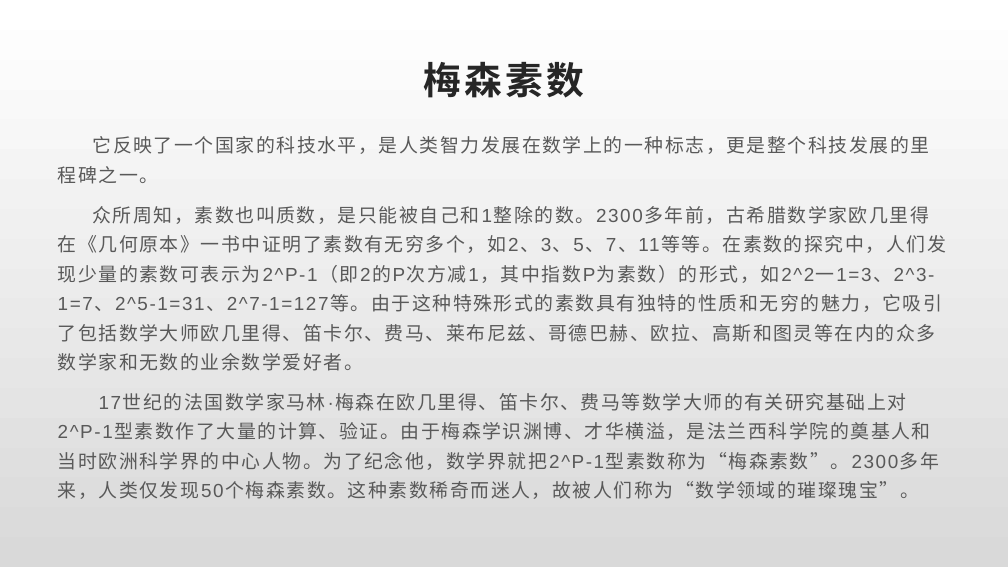
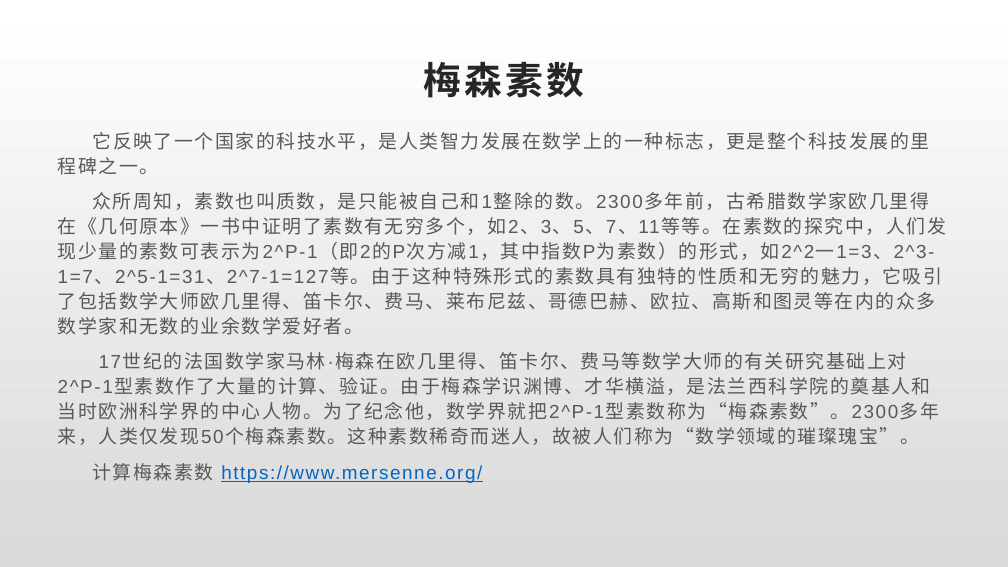
Before and after one commit to liangjisheng/blockchain, a slide deck: slide 51 of crypto/ECC/Elliptic Curve.pptx. Drawn at 1008x567 pixels with LibreOffice and Linux fonts; fonts in the diff are those of the drawing. Boxes give left, top, right and bottom in pixels: in the first picture for what was removed or moved away, otherwise in the second. Text is boxed around its words. In the diff, an @@ line names an element or a change of style, - is before the commit and + after.

```diff
--- a/crypto/ECC/Elliptic Curve.pptx
+++ b/crypto/ECC/Elliptic Curve.pptx
@@ text at [58,132,946,445]: line spacing 1.3 to 1.1 @@
@@ text at [92,463,482,483]: paragraph added @@
+计算梅森素数 https://www.mersenne.org/
```
Also in this commit, not shown: 1 other slide changed, 3 other files.
